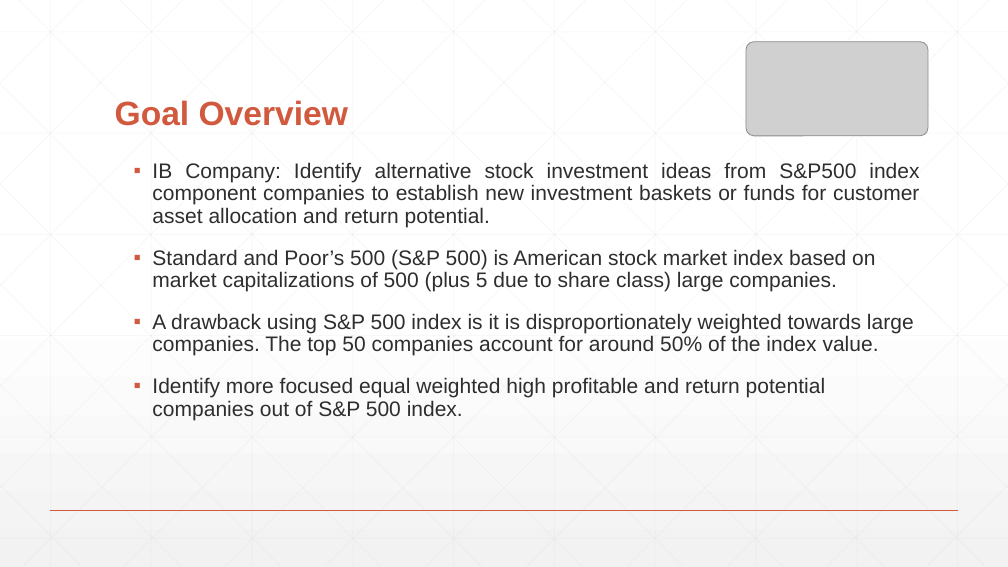
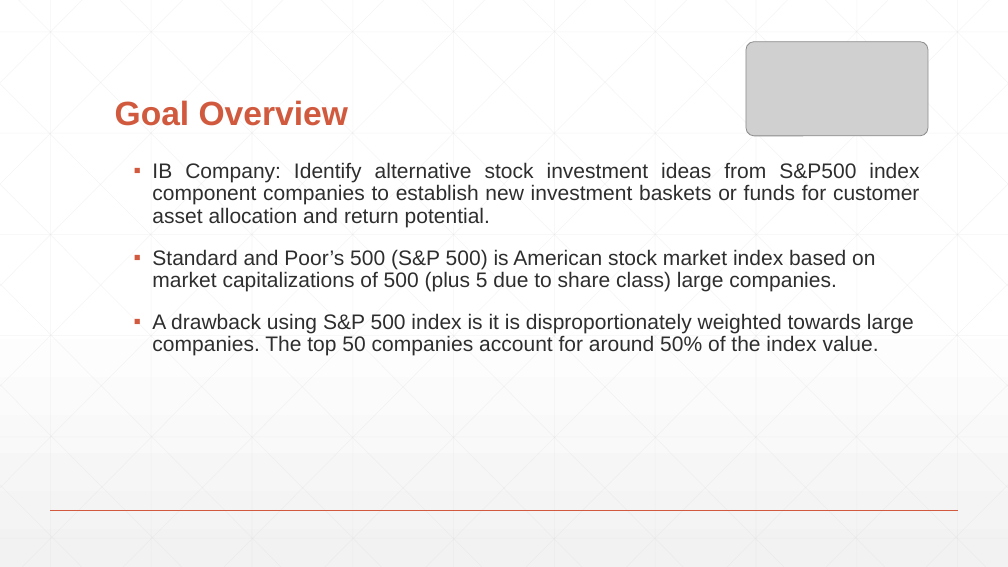
Before and after one commit to rajups/ADM_Week8_Project, a slide deck: slide 3 of docs/ADM_Week8_Penmetcha.pptx. Drawn at 1008x567 pixels with LibreOffice and Linux fonts; fonts in the diff are those of the drawing; grey boxes stand for pictures. Boxes give left, top, right and bottom in pixels: in the first picture for what was removed or moved away, otherwise in the second. Text is boxed around its words. In the diff, an @@ line names an element or a change of style, - is before the commit and + after.

```diff
--- a/docs/ADM_Week8_Penmetcha.pptx
+++ b/docs/ADM_Week8_Penmetcha.pptx
@@ text at [152, 377, 825, 420]: paragraph removed @@
-▪ Identify more focused equal weighted high profitable and return potential companies out of S&P 500 index.
```
Also in this commit, not shown: 2 other slides changed.
